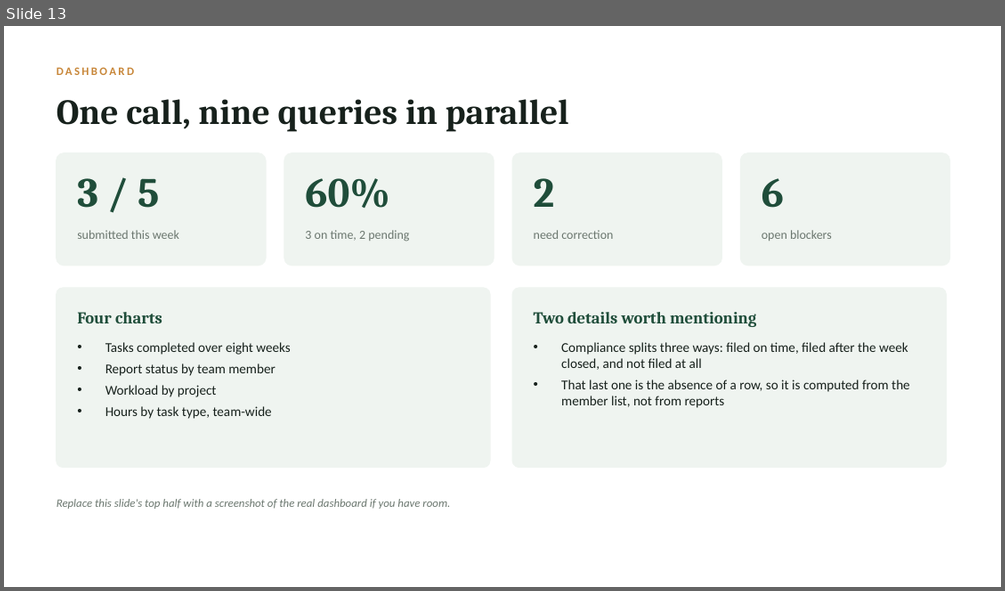
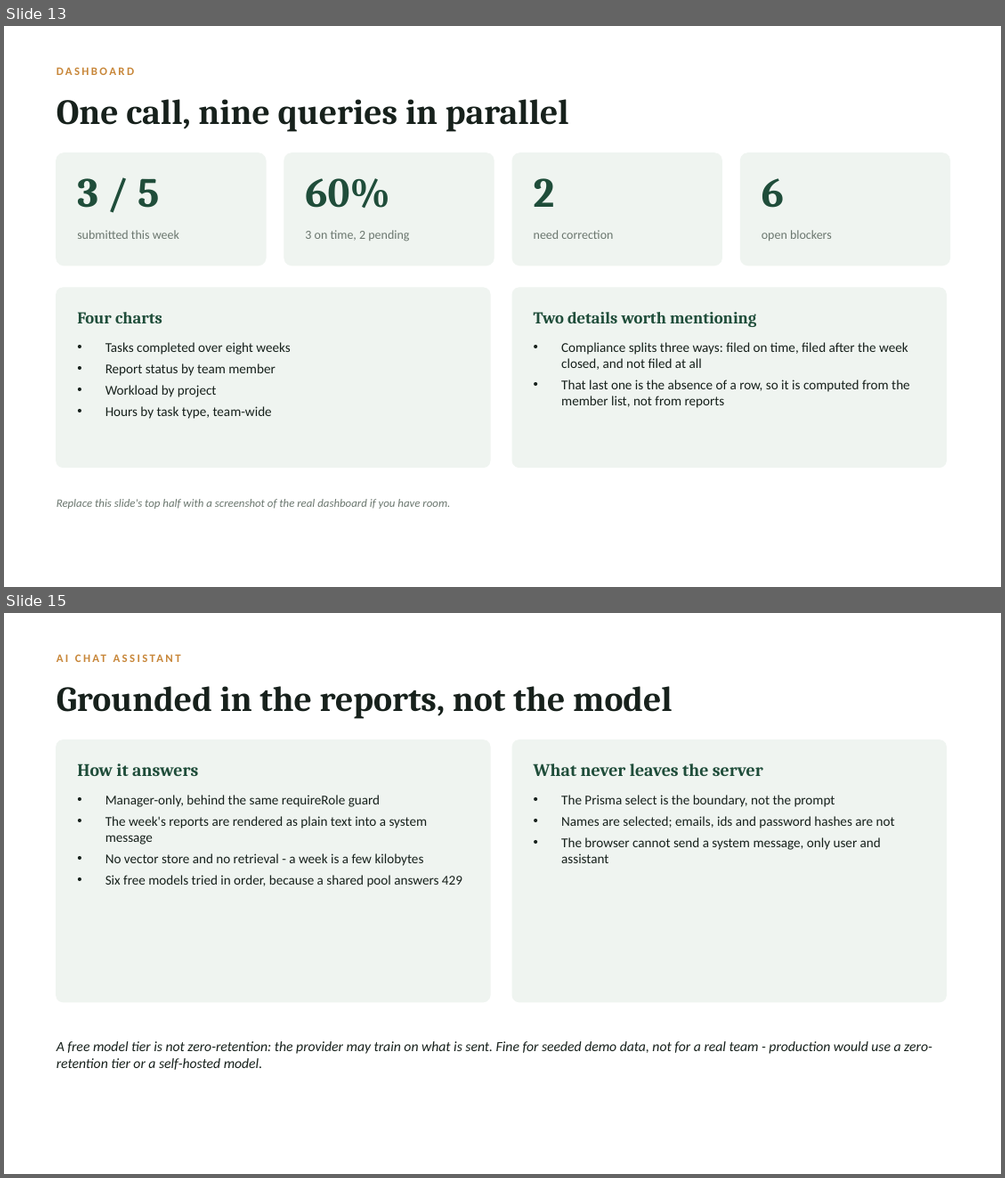
Before and after one commit to RVViduranga/weekly-report-dashboard, a slide deck: docs/presentation.pptx. Shown one above the other, each under a label of ours: slide 13 before the commit, slides 13 and 15 after it; the slides between them are not shown. The pictures are 1005x591 and 1005x1178 pixels, drawn with LibreOffice and Linux fonts; fonts in the diff are those of the drawing. Boxes give left, top, right and bottom in pixels: in the first picture for what was removed or moved away, otherwise in the second. Text is boxed around its words. In the diff, an @@ line names an element or a change of style, - is before the commit and + after.

```diff
--- a/docs/presentation.pptx
+++ b/docs/presentation.pptx
@@ slide 15 added at (4, 613, 1001, 1174), background #FFFFFF @@
@@ text added at (57, 647, 947, 669), 11 pt, text #C8873A, bold @@
+AI CHAT ASSISTANT
@@ text added at (57, 686, 672, 719), 34 pt, text #17211C, bold @@
+Grounded in the reports, not the model
@@ rounded rectangle added at (57, 740, 490, 1002), fill #EFF4F0, outline #EFF4F0 1 pt @@
@@ rounded rectangle added at (512, 740, 947, 1002), fill #EFF4F0, outline #EFF4F0 1 pt @@
@@ text added at (77, 763, 198, 776), 17 pt, text #1F4D3A, bold @@
+How it answers
@@ text added at (534, 763, 763, 776), 17 pt, text #1F4D3A, bold @@
+What never leaves the server
@@ text added at (105, 795, 462, 887), 13 pt, text #17211C @@
+• Manager-only, behind the same requireRole guard
+• The week's reports are rendered as plain text into a system message
+• No vector store and no retrieval - a week is a few kilobytes
+• Six free models tried in order, because a shared pool answers 429
@@ text added at (561, 795, 895, 863), 13 pt, text #17211C @@
+• The Prisma select is the boundary, not the prompt
+• Names are selected; emails, ids and password hashes are not
+• The browser cannot send a system message, only user and assistant
@@ text added at (57, 1041, 932, 1070), 13.5 pt, text #17211C, italic @@
+A free model tier is not zero-retention: the provider may train on what is sent. Fine for seeded demo data, not for a real team - production would use a zero-retention tier or a self-hosted model.
```
Also in this commit, not shown: 5 slides changed.
